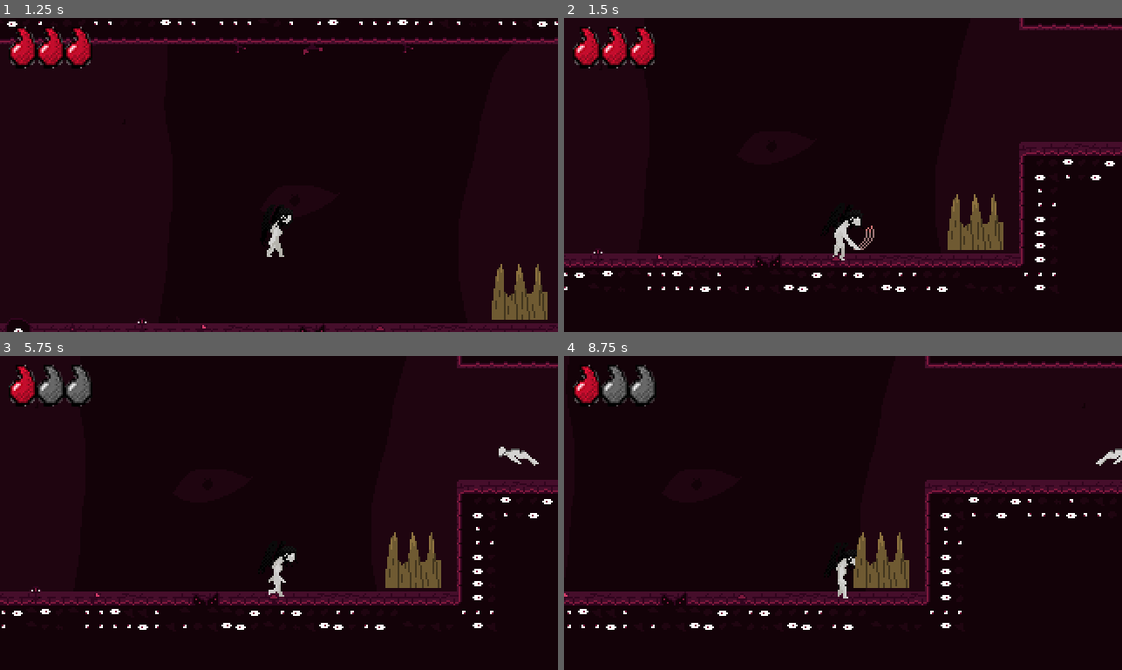
Above: before the commit, frames 1-4 (two rows, left to right).
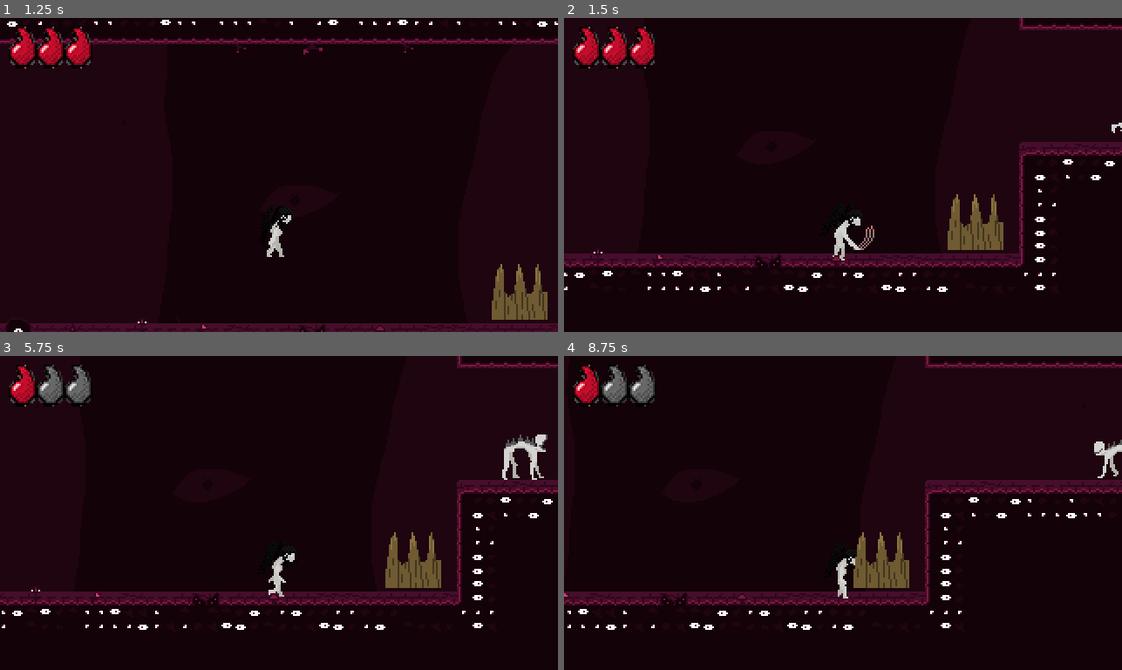
Above: after the commit, the same moments.

Repository: dylanschubart/godot-4-vampire-game
Game: Godot game, scene res://Scenes/Levels/level_1.tscn
Same seed, same stepped clock (60 frames per second), same inputs: the game is played once before the commit and once after it. This scene is started directly instead of the project's main scene.
Inputs:
- Up to frame 1 (1.25 s): hold D (WalkRight) from 0.53 s (still down); hold W (Aim_Up) from 0.53 s (still down); tap Space (Jump) at 0.77 s
- Up to frame 2 (1.5 s): keep holding D (WalkRight); release W (Aim_Up) at 1.28 s; tap P (Attack) at 1.35 s
- Up to frame 3 (5.75 s): tap Space (Jump) at 1.52, 3.02, 3.77, 4.52 s; release D (WalkRight) at 2.03 s; hold A (WalkLeft) 2.03-2.78 s; tap E (Interact) at 2.1, 4.35 s; hold D (WalkRight) 2.78-4.28 s; tap W (Aim_Up) at 2.85 s; tap P (Attack) at 3.6 s; hold A (WalkLeft) 4.28-5.03 s; hold D (WalkRight) from 5.03 s (still down); hold W (Aim_Up) from 5.03 s (still down)
- Up to frame 4 (8.75 s): release D (WalkRight) at 5.78 s; release W (Aim_Up) at 5.78 s; hold A (WalkLeft) 5.78-7.28 s; tap P (Attack) at 5.85, 8.1 s; tap Space (Jump) at 6.02, 6.77, 7.52 s; tap E (Interact) at 6.6 s; hold D (WalkRight) from 7.28 s (still down); tap W (Aim_Up) at 7.35 s

Frame 1 is identical in both runs. In frame 2, less than 0.1% of the frame differs, in the area x 98-100%, y 33-37%; in frame 3, 0.6%, in the area x 89-99%, y 25-40%; in frame 4, 0.3%.

Commit message:
implemented enemy animations

Diff:
--- a/SceneManager.gd
+++ b/SceneManager.gd
@@ -9,11 +9,10 @@
 var levels = [("res://world.tscn")
 ,"res://Scenes/Levels/level_1.tscn"]
 
-func changeSceneWithTransition(scenePath, levels):
+func changeSceneWithTransition(scenePath, is_level):
 	var playerCamera = get_viewport().get_camera_2d()
-	if get_node("Camera2D").enabled:
-		print_debug(get_node("Camera2D"))
-	if levels:
+
+	if is_level:
 		get_node("CanvasLayer/ColorRect").show()
 		get_node("AnimationPlayer").play("TransInLong")
 		await get_node("AnimationPlayer").animation_finished
--- a/SceneManager.tscn
+++ b/SceneManager.tscn
@@ -50,7 +50,7 @@
 tracks/3/interp = 1
 tracks/3/loop_wrap = true
 tracks/3/keys = {
-"times": PackedFloat32Array(17, 17.5, 18.4, 20.7, 21.6, 23.8, 24.5, 26.5, 27.3, 29.1, 30),
+"times": PackedFloat32Array(17.2, 17.9, 18.4, 20.7, 21.6, 23.8, 24.5, 26.5, 27.3, 29.1, 30),
 "transitions": PackedFloat32Array(1, 1, 1, 1, 1, 1, 1, 1, 1, 1, 1),
 "update": 0,
 "values": [Vector2(160, 90), Vector2(160, 86), Vector2(160, 101), Vector2(160, 97), Vector2(159, 102), Vector2(158, 98), Vector2(158, 102), Vector2(158, 95), Vector2(157, 108), Vector2(157, 104), Vector2(156, 111)]
@@ -62,7 +62,7 @@
 tracks/4/interp = 1
 tracks/4/loop_wrap = true
 tracks/4/keys = {
-"times": PackedFloat32Array(17, 17.5, 18.4, 20.7, 21.6, 23.8, 24.5, 26.5, 27.3, 29.1, 30),
+"times": PackedFloat32Array(17.2, 17.9, 18.4, 20.7, 21.6, 23.8, 24.5, 26.5, 27.3, 29.1, 30),
 "transitions": PackedFloat32Array(1, 1, 1, 1, 1, 1, 1, 1, 1, 1, 1),
 "update": 0,
 "values": [0.0, 0.0, 0.0, 0.0, 0.0, 0.0, 0.0, 0.0, 0.0, 0.0, 0.0]
@@ -159,6 +159,22 @@
 "values": [Color(1, 1, 1, 0), Color(1, 1, 1, 1)]
 }
 
+[sub_resource type="Animation" id="Animation_k4hx1"]
+resource_name = "TransInLong"
+length = 4.0
+tracks/0/type = "value"
+tracks/0/imported = false
+tracks/0/enabled = true
+tracks/0/path = NodePath("CanvasLayer/ColorRect:modulate")
+tracks/0/interp = 1
+tracks/0/loop_wrap = true
+tracks/0/keys = {
+"times": PackedFloat32Array(1.7, 3),
+"transitions": PackedFloat32Array(1, 1),
+"update": 0,
+"values": [Color(1, 1, 1, 0), Color(1, 1, 1, 1)]
+}
+
 [sub_resource type="Animation" id="Animation_dyiso"]
 resource_name = "TransOut"
 length = 2.0
@@ -173,22 +189,6 @@
 "transitions": PackedFloat32Array(1, 1),
 "update": 0,
 "values": [Color(1, 1, 1, 1), Color(1, 1, 1, 0)]
-}
-
-[sub_resource type="Animation" id="Animation_k4hx1"]
-resource_name = "TransInLong"
-length = 4.0
-tracks/0/type = "value"
-tracks/0/imported = false
-tracks/0/enabled = true
-tracks/0/path = NodePath("CanvasLayer/ColorRect:modulate")
-tracks/0/interp = 1
-tracks/0/loop_wrap = true
-tracks/0/keys = {
-"times": PackedFloat32Array(1.7, 3),
-"transitions": PackedFloat32Array(1, 1),
-"update": 0,
-"values": [Color(1, 1, 1, 0), Color(1, 1, 1, 1)]
 }
 
 [sub_resource type="AnimationLibrary" id="AnimationLibrary_er254"]
@@ -250,12 +250,11 @@
 }
 
 [node name="CloseupPerson" type="Sprite2D" parent="."]
+visible = false
 position = Vector2(160, 90)
 texture = ExtResource("2_hkiob")
 
 [node name="SpiralTransition" type="Sprite2D" parent="."]
-visible = false
-modulate = Color(1, 1, 1, 0)
 position = Vector2(160, 90)
 texture = ExtResource("3_yld5x")
 hframes = 2
--- a/Scenes/NPC & Enemies/enemy_patrol.gd
+++ b/Scenes/NPC & Enemies/enemy_patrol.gd
@@ -1,4 +1,5 @@
 extends CharacterBody2D
+
 
 #Sprite to flip
 @onready var _sprite = $Sprite2D
@@ -17,23 +18,36 @@
 #Player to be carried by
 @onready var _playerHoldPos = $"../Player/HoldPosition"
 
+@onready var _anim_player = $Sprite2D/AnimationPlayer
 #speed
 @export var movement_speed = 90.0
 @export var movement_speed_nearby = 120.0
 
+var corpse = preload("res://Assets/NPC/Enemies/Crawler-CarryCorpse.png")
+
 #checks
-var moving_left = true;
-var dead = false;
-var detected = false;
-var carried = false;
-var float_up = false;
+var moving_left = true
+var dead = false
+var detected = false
+var carried = false
+var float_up = false
+var deathanim = false
 
 func _physics_process(_delta):
 	if !dead:
 		move()
 		checkPoints()
+		_anim_player.play("Walk")
+	elif dead and !deathanim:
+		deathanim = true
+		_anim_player.play("Death")
 
 	if carried:
+		_sprite.set_texture(corpse)
+		_sprite.set_hframes(1)
+		_sprite.set_vframes(1)
+		_sprite.set_frame(0)
+
 		self.position = _playerHoldPos.global_position
 
 	if !carried and dead and _floatTimer.is_stopped():
@@ -53,12 +67,12 @@
 
 func checkPoints():
 	if moving_left and position.x <= _left.position.x:
-		_sprite.flip_h = true
+		_sprite.flip_h = false
 		_areaDetection.scale.x = -1
 		moving_left = false
 
 	if !moving_left and position.x >= _right.position.x:
-		_sprite.flip_h = false
+		_sprite.flip_h = true
 		_areaDetection.scale.x = 1
 		moving_left = true
 
--- a/Scenes/NPC & Enemies/enemy_patrol.tscn
+++ b/Scenes/NPC & Enemies/enemy_patrol.tscn
@@ -1,7 +1,95 @@
-[gd_scene load_steps=5 format=3 uid="uid://8qrh1m73njfy"]
+[gd_scene load_steps=9 format=3 uid="uid://8qrh1m73njfy"]
 
 [ext_resource type="Script" path="res://Scenes/NPC & Enemies/enemy_patrol.gd" id="1_w7fem"]
-[ext_resource type="Texture2D" uid="uid://0glrnxjtpksa" path="res://Assets/NPC/Enemies/Crawler-CarryCorpse.png" id="2_jco3m"]
+[ext_resource type="Texture2D" uid="uid://c13xm2isd8c2q" path="res://Assets/NPC/Enemies/Crawler-Walking.png" id="2_6fcww"]
+[ext_resource type="Texture2D" uid="uid://duiwsnhwu8dwd" path="res://Assets/NPC/Enemies/Crawler-Death.png" id="2_jtq3h"]
+
+[sub_resource type="Animation" id="Animation_wy37q"]
+resource_name = "Death"
+length = 0.5
+tracks/0/type = "value"
+tracks/0/imported = false
+tracks/0/enabled = true
+tracks/0/path = NodePath(".:texture")
+tracks/0/interp = 1
+tracks/0/loop_wrap = true
+tracks/0/keys = {
+"times": PackedFloat32Array(0),
+"transitions": PackedFloat32Array(1),
+"update": 1,
+"values": [ExtResource("2_jtq3h")]
+}
+tracks/1/type = "value"
+tracks/1/imported = false
+tracks/1/enabled = true
+tracks/1/path = NodePath(".:hframes")
+tracks/1/interp = 1
+tracks/1/loop_wrap = true
+tracks/1/keys = {
+"times": PackedFloat32Array(0),
+"transitions": PackedFloat32Array(1),
+"update": 1,
+"values": [7]
+}
+tracks/2/type = "value"
+tracks/2/imported = false
+tracks/2/enabled = true
+tracks/2/path = NodePath(".:frame")
+tracks/2/interp = 1
+tracks/2/loop_wrap = true
+tracks/2/keys = {
+"times": PackedFloat32Array(0, 0.5),
+"transitions": PackedFloat32Array(1, 1),
+"update": 0,
+"values": [0, 6]
+}
+
+[sub_resource type="Animation" id="Animation_blkgt"]
+resource_name = "Walk"
+length = 0.5
+loop_mode = 1
+tracks/0/type = "value"
+tracks/0/imported = false
+tracks/0/enabled = true
+tracks/0/path = NodePath(".:hframes")
+tracks/0/interp = 1
+tracks/0/loop_wrap = true
+tracks/0/keys = {
+"times": PackedFloat32Array(0),
+"transitions": PackedFloat32Array(1),
+"update": 1,
+"values": [6]
+}
+tracks/1/type = "value"
+tracks/1/imported = false
+tracks/1/enabled = true
+tracks/1/path = NodePath(".:texture")
+tracks/1/interp = 1
+tracks/1/loop_wrap = true
+tracks/1/keys = {
+"times": PackedFloat32Array(0),
+"transitions": PackedFloat32Array(1),
+"update": 1,
+"values": [ExtResource("2_6fcww")]
+}
+tracks/2/type = "value"
+tracks/2/imported = false
+tracks/2/enabled = true
+tracks/2/path = NodePath(".:frame")
+tracks/2/interp = 1
+tracks/2/loop_wrap = true
+tracks/2/keys = {
+"times": PackedFloat32Array(0, 0.5),
+"transitions": PackedFloat32Array(1, 1),
+"update": 0,
+"values": [0, 5]
+}
+
+[sub_resource type="AnimationLibrary" id="AnimationLibrary_g3no3"]
+_data = {
+"Death": SubResource("Animation_wy37q"),
+"Walk": SubResource("Animation_blkgt")
+}
 
 [sub_resource type="RectangleShape2D" id="RectangleShape2D_whyub"]
 size = Vector2(30, 29)
@@ -13,8 +101,15 @@
 script = ExtResource("1_w7fem")
 
 [node name="Sprite2D" type="Sprite2D" parent="."]
-position = Vector2(0, -29)
-texture = ExtResource("2_jco3m")
+position = Vector2(2, -23)
+texture = ExtResource("2_jtq3h")
+hframes = 7
+frame = 6
+
+[node name="AnimationPlayer" type="AnimationPlayer" parent="Sprite2D"]
+libraries = {
+"": SubResource("AnimationLibrary_g3no3")
+}
 
 [node name="AreaHit" type="Area2D" parent="." groups=["Enemy_Damage", "Sacrificable"]]
 
